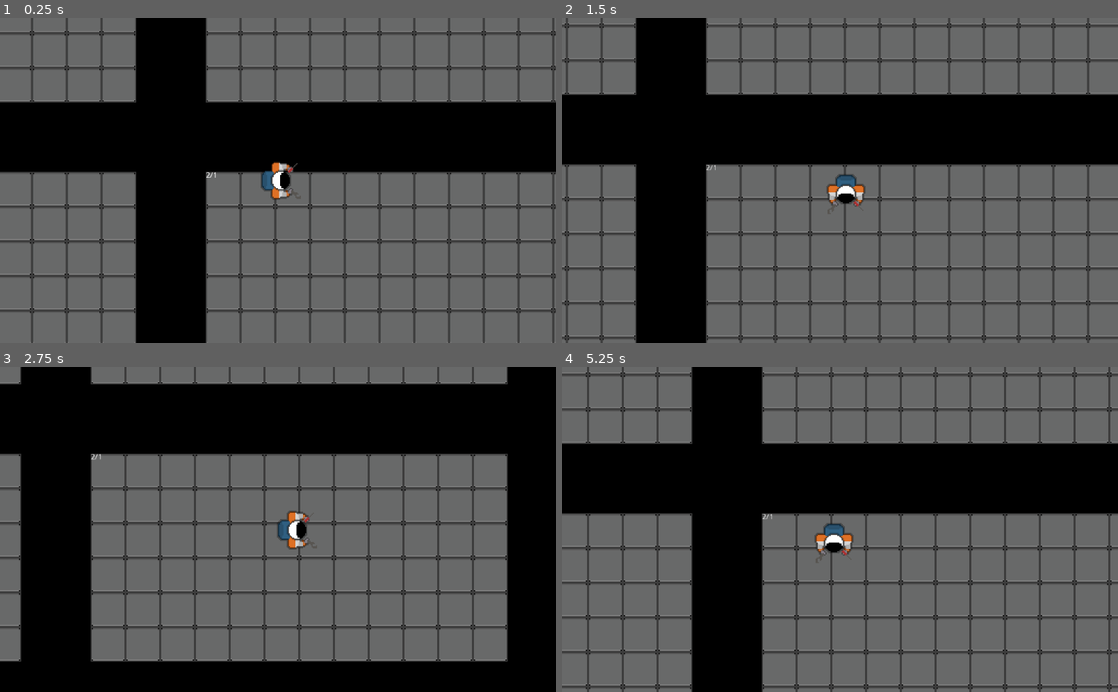
Above: before the commit, frames 1-4 (two rows, left to right).
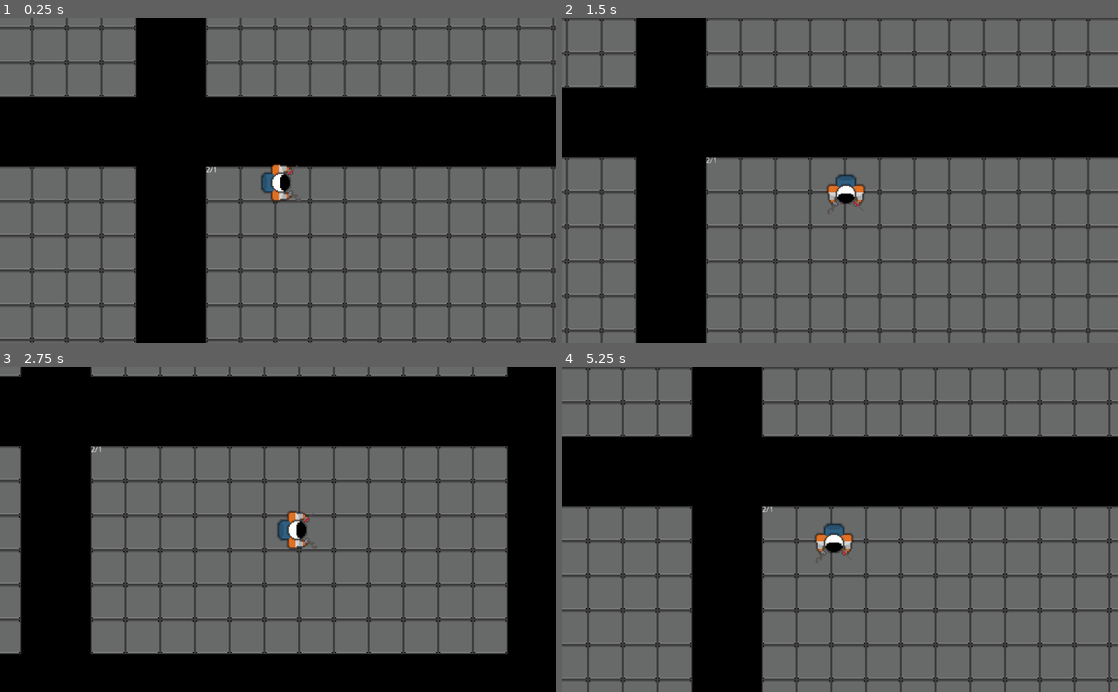
Above: after the commit, the same moments.

Repository: frankakn7/NothingIsPermanent
Game: Godot game, scene res://Main.tscn
The game is run twice, just before and just after one commit, with the same random seed, the same clock (stepped at 60 frames per second) and the same inputs.
Inputs:
- Up to frame 1 (0.25 s): no input
- Up to frame 2 (1.5 s): hold D (move_right) 0.53-1.28 s; hold S (move_down) from 1.28 s (still down)
- Up to frame 3 (2.75 s): release S (move_down) at 2.03 s; hold D (move_right) from 2.03 s (still down)
- Up to frame 4 (5.25 s): release D (move_right) at 2.78 s; hold W (move_up) 2.78-3.53 s; hold A (move_left) 3.53-5.03 s; hold S (move_down) from 5.03 s (still down)

The runs differ from the first frame. In frame 1, 12% of the frame differs, in the area x 0-100%, y 2-100%; in frame 2, 13%; in frame 3, 12%; in frame 4, 13%, in the area x 0-100%, y 0-100%.

Commit message:
Added rudimentary walls - Added very rudimentary walls - Scaled down players collision shape

Diff:
--- a/Game_Files/Player.tscn
+++ b/Game_Files/Player.tscn
@@ -14,7 +14,6 @@
 texture = ExtResource( 2 )
 
 [node name="CollisionShape2D" type="CollisionShape2D" parent="."]
-scale = Vector2( 2, 2 )
 shape = SubResource( 1 )
 
 [node name="Camera2D" type="Camera2D" parent="."]
--- a/Game_Files/Room.tscn
+++ b/Game_Files/Room.tscn
@@ -18,6 +18,9 @@
 0/shape_one_way_margin = 0.0
 0/shapes = [  ]
 0/z_index = 0
+
+[sub_resource type="RectangleShape2D" id=2]
+extents = Vector2( 10, 184 )
 
 [node name="Room" type="Node2D"]
 script = ExtResource( 2 )
@@ -42,3 +45,37 @@
 __meta__ = {
 "_edit_use_anchors_": false
 }
+
+[node name="WallWest" type="StaticBody2D" parent="."]
+position = Vector2( -1.64769, -0.54924 )
+
+[node name="CollisionShape2D" type="CollisionShape2D" parent="WallWest"]
+position = Vector2( -8, 192 )
+scale = Vector2( 1, 1.04 )
+shape = SubResource( 2 )
+
+[node name="WallEast" type="StaticBody2D" parent="."]
+position = Vector2( 786.746, -1.09845 )
+
+[node name="CollisionShape2D" type="CollisionShape2D" parent="WallEast"]
+position = Vector2( -8, 192 )
+scale = Vector2( 1, 1.04 )
+shape = SubResource( 2 )
+
+[node name="WallSouth" type="StaticBody2D" parent="."]
+position = Vector2( 688, 384 )
+scale = Vector2( 38.1719, 0.0499903 )
+
+[node name="CollisionShape2D" type="CollisionShape2D" parent="WallSouth"]
+position = Vector2( -8, 192 )
+scale = Vector2( 1, 1.04 )
+shape = SubResource( 2 )
+
+[node name="WallNorth" type="StaticBody2D" parent="."]
+position = Vector2( 692.155, -19.6062 )
+scale = Vector2( 38.1719, 0.0499903 )
+
+[node name="CollisionShape2D" type="CollisionShape2D" parent="WallNorth"]
+position = Vector2( -8, 192 )
+scale = Vector2( 1, 1.04 )
+shape = SubResource( 2 )
Not shown: 1 places in Game_Files/Room.tscn that only renumber resources
